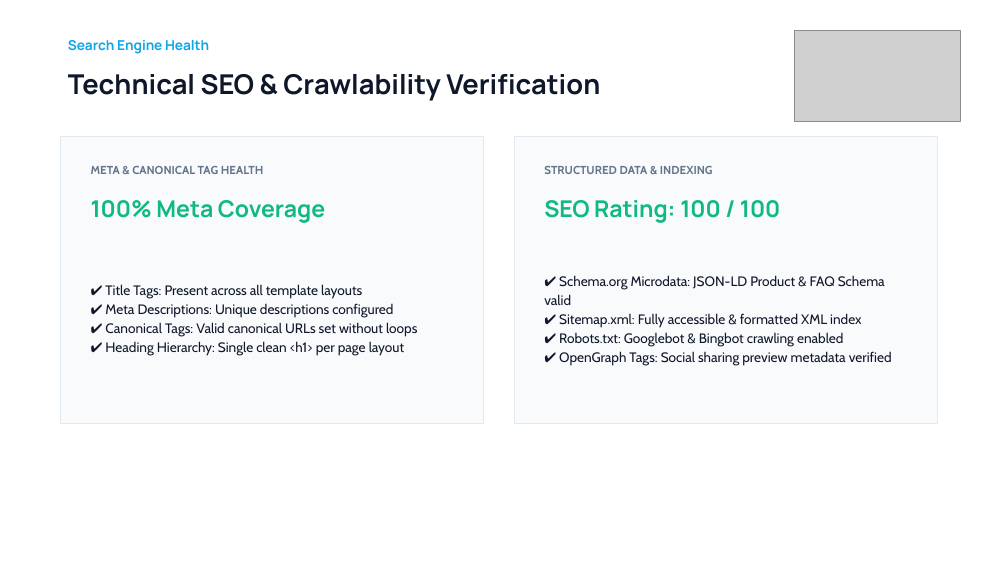
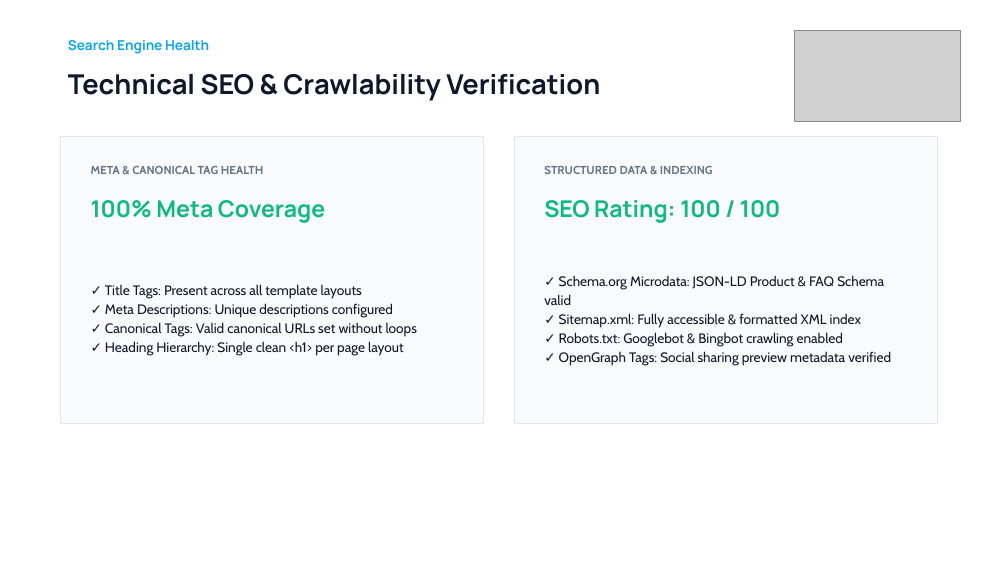
Before and after one commit to jash-webdesk/monthly-monitoring-testing-system, a slide deck: slide 8 of reports/genpet/2026-10/Genpet_Monthly_Optimization_Report_October_2026.pptx. Drawn at 1008x567 pixels with LibreOffice and Linux fonts; fonts in the diff are those of the drawing; grey boxes stand for pictures. Boxes give left, top, right and bottom in pixels: in the first picture for what was removed or moved away, otherwise in the second. Text is boxed around its words. In the diff, an @@ line names an element or a change of style, - is before the commit and + after.

```diff
--- a/reports/genpet/2026-10/Genpet_Monthly_Optimization_Report_October_2026.pptx
+++ b/reports/genpet/2026-10/Genpet_Monthly_Optimization_Report_October_2026.pptx
@@ text at bbox=[105, 284, 417, 356]: text changed @@
-✔ Title Tags: Present across all template layouts
-✔ Meta Descriptions: Unique descriptions configured
-✔ Canonical Tags: Valid canonical URLs set without loops
-✔ Heading Hierarchy: Single clean <h1> per page layout
+✓ Title Tags: Present across all template layouts
+✓ Meta Descriptions: Unique descriptions configured
+✓ Canonical Tags: Valid canonical URLs set without loops
+✓ Heading Hierarchy: Single clean <h1> per page layout
@@ text at bbox=[544, 275, 891, 366]: text changed @@
-✔ Schema.org Microdata: JSON-LD Product & FAQ Schema valid
-✔ Sitemap.xml: Fully accessible & formatted XML index
-✔ Robots.txt: Googlebot & Bingbot crawling enabled
-✔ OpenGraph Tags: Social sharing preview metadata verified
+✓ Schema.org Microdata: JSON-LD Product & FAQ Schema valid
+✓ Sitemap.xml: Fully accessible & formatted XML index
+✓ Robots.txt: Googlebot & Bingbot crawling enabled
+✓ OpenGraph Tags: Social sharing preview metadata verified
```
Also in this commit, not shown: 7 other slides changed, 4 other files.
